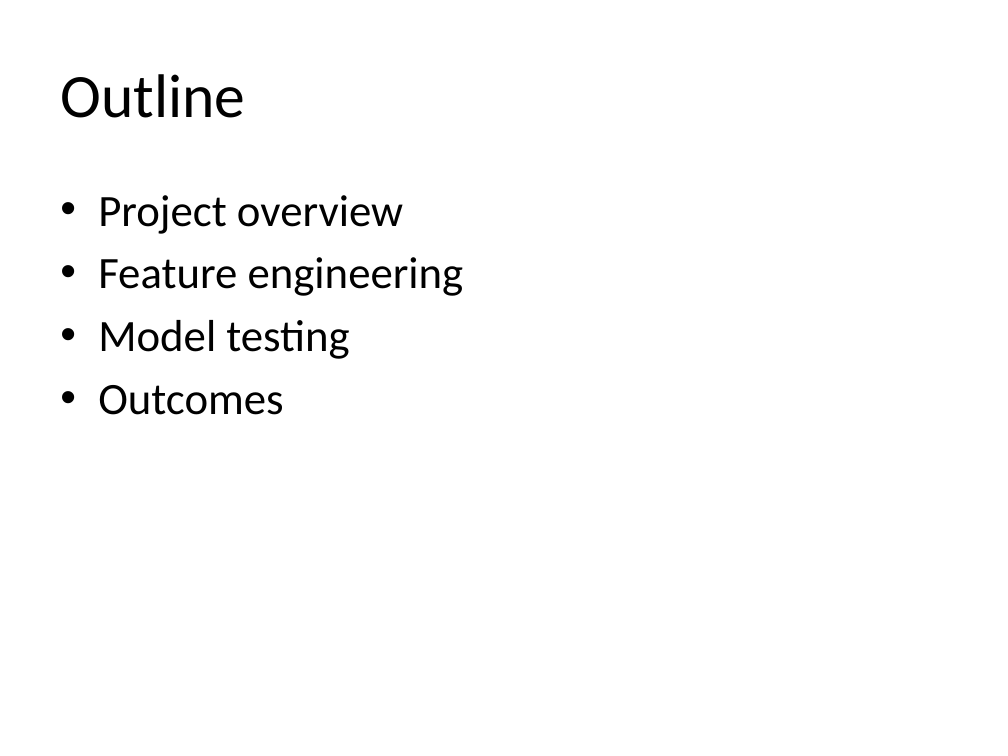
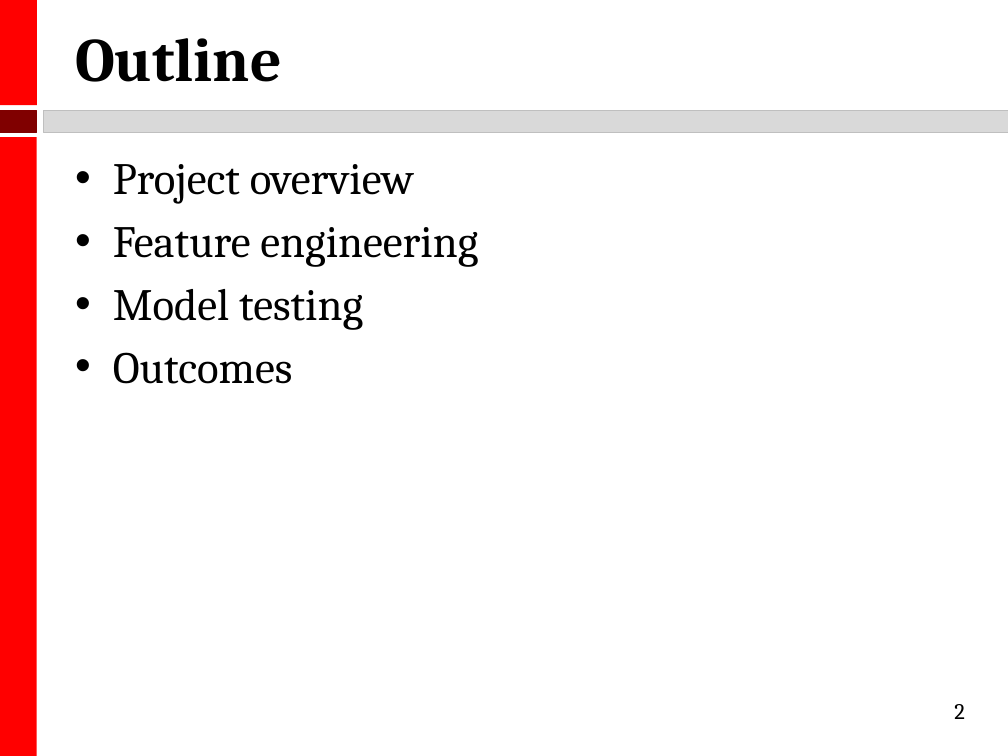
Before and after one commit to kmhoo/AdvancedMLProject, a slide deck: slide 2 of advML_final_presentation.pptx. Drawn at 1008x756 pixels with LibreOffice and Linux fonts; fonts in the diff are those of the drawing. Boxes give left, top, right and bottom in pixels: in the first picture for what was removed or moved away, otherwise in the second. Text is boxed around its words. In the diff, an @@ line names an element or a change of style, - is before the commit and + after.

```diff
--- a/advML_final_presentation.pptx
+++ b/advML_final_presentation.pptx
@@ title "Outline" moved from (x1=60, y1=74, x2=245, y2=118) to (x1=75, y1=38, x2=282, y2=82) @@
@@ title "Outline" at (x1=75, y1=38, x2=282, y2=82): font Calibri to Cambria, bold on @@
@@ group added at (x1=0, y1=0, x2=1008, y2=756): 4 rectangles @@
@@ text "Project overview" moved from (x1=98, y1=195, x2=464, y2=415) to (x1=113, y1=164, x2=478, y2=384) @@
@@ text "Project overview" at (x1=113, y1=164, x2=478, y2=384): font Calibri to Cambria @@
@@ page number added at (x1=954, y1=704, x2=965, y2=719), 16 pt, text #000000 @@
+2
```
Also in this commit, not shown: 8 other slides changed, 2 slides removed.
